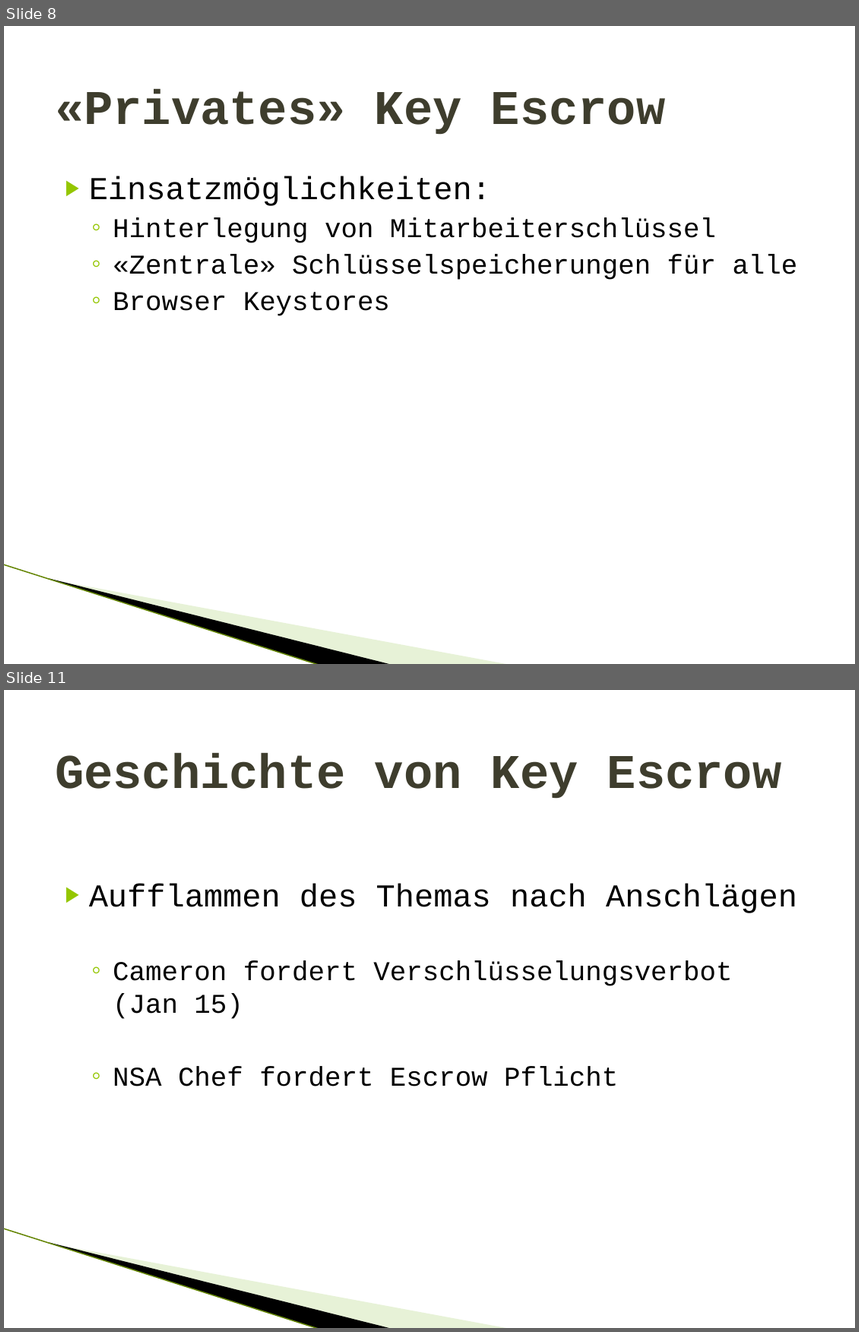
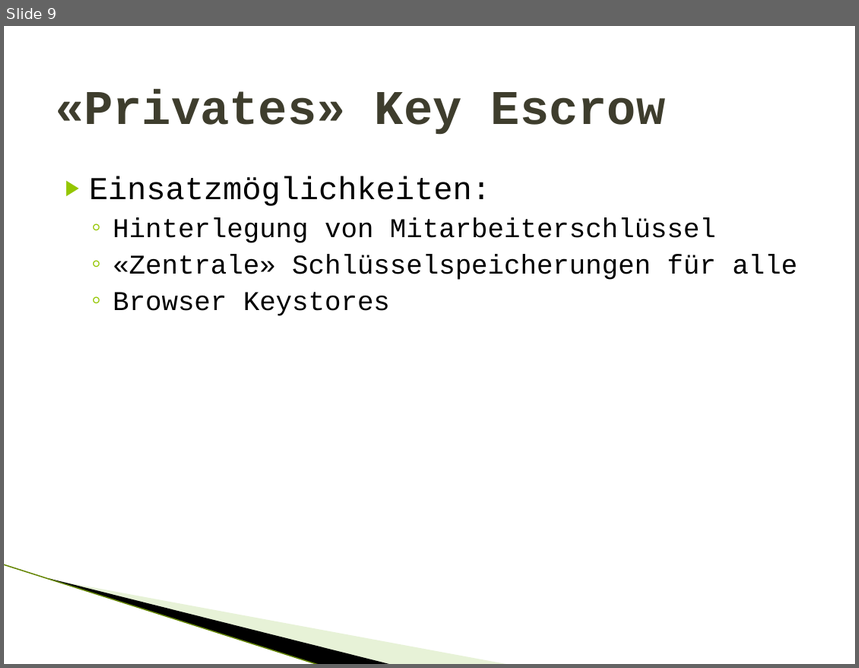
Before and after one commit to gnomengineer/Termpaper_KeyEscrow, a slide deck: presentation/Key Escrow.pptx. Shown one above the other, each under a label of ours: slides 8 and 11 before the commit, slide 9 after it; the slides between them are not shown. The pictures are 859x1332 and 859x668 pixels, drawn with LibreOffice and Linux fonts; fonts in the diff are those of the drawing; background and template pictures are left out. Boxes give left, top, right and bottom in pixels: in the first picture for what was removed or moved away, otherwise in the second. Text is boxed around its words. In the diff, an @@ line names an element or a change of style, - is before the commit and + after.

```diff
--- a/presentation/Key Escrow.pptx
+++ b/presentation/Key Escrow.pptx
@@ slide 11 removed at bbox=[4, 690, 855, 1328], background #FFFFFF; not listed: 3 template elements that a slide beside it also shows @@
@@ title removed at bbox=[55, 753, 782, 799] @@
-Geschichte von Key Escrow
@@ text removed at bbox=[89, 884, 797, 1087] @@
-▶ Aufflammen des Themas nach Anschlägen
-  ◦ Cameron fordert Verschlüsselungsverbot (Jan 15)
-  ◦ NSA Chef fordert Escrow Pflicht
@@ what was slide 8 is now slide 9 @@
```
Also in this commit, not shown: 2 slides added, 5 other slides removed.
